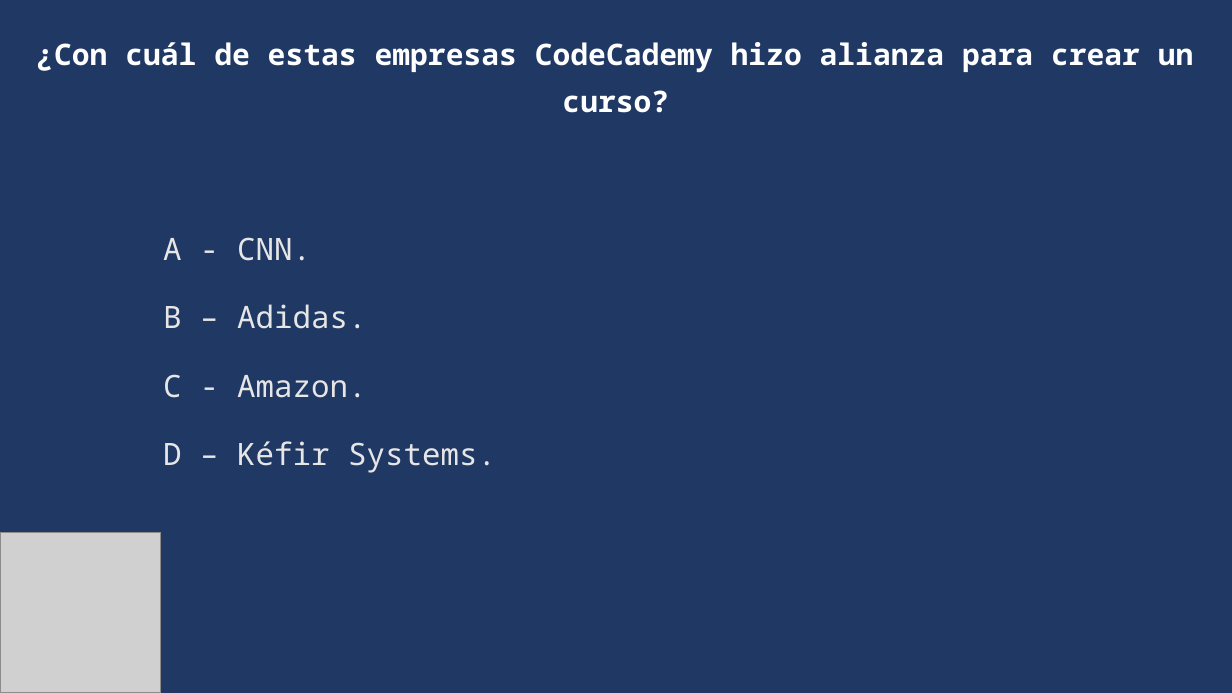
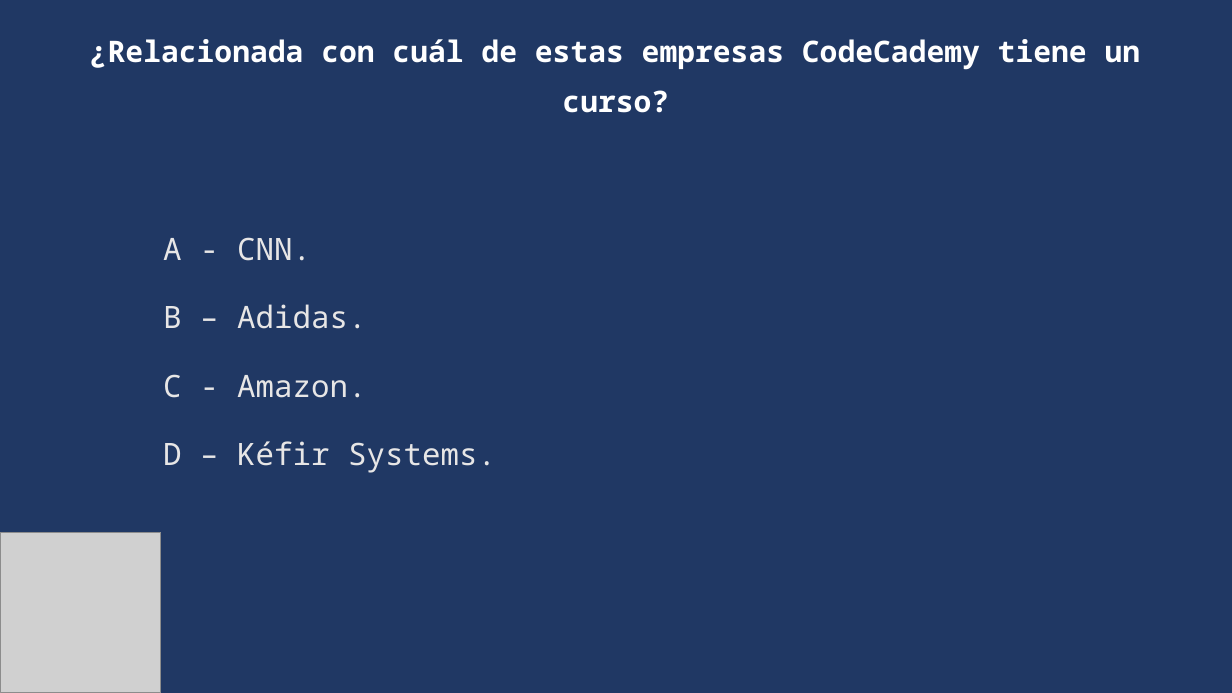
Before and after one commit to Ariel-GonzAguer/clubCodigo-Community, a slide deck: slide 11 of Código_Club_eventoInaugural-Presentación_PPT.pptx. Drawn at 1232x693 pixels with LibreOffice and Linux fonts; fonts in the diff are those of the drawing; grey boxes stand for pictures. Boxes give left, top, right and bottom in pixels: in the first picture for what was removed or moved away, otherwise in the second. Text is boxed around its words. In the diff, an @@ line names an element or a change of style, - is before the commit and + after.

```diff
--- a/Código_Club_eventoInaugural-Presentación_PPT.pptx
+++ b/Código_Club_eventoInaugural-Presentación_PPT.pptx
@@ text at [90,39,1141,113]: text changed @@
-¿Con cuál de estas empresas CodeCademy hizo alianza para crear un curso?
+¿Relacionada con cuál de estas empresas CodeCademy tiene un curso?
```
Also in this commit, not shown: 7 other slides changed, 5 slides added, 2 slides removed, 2 other files.
